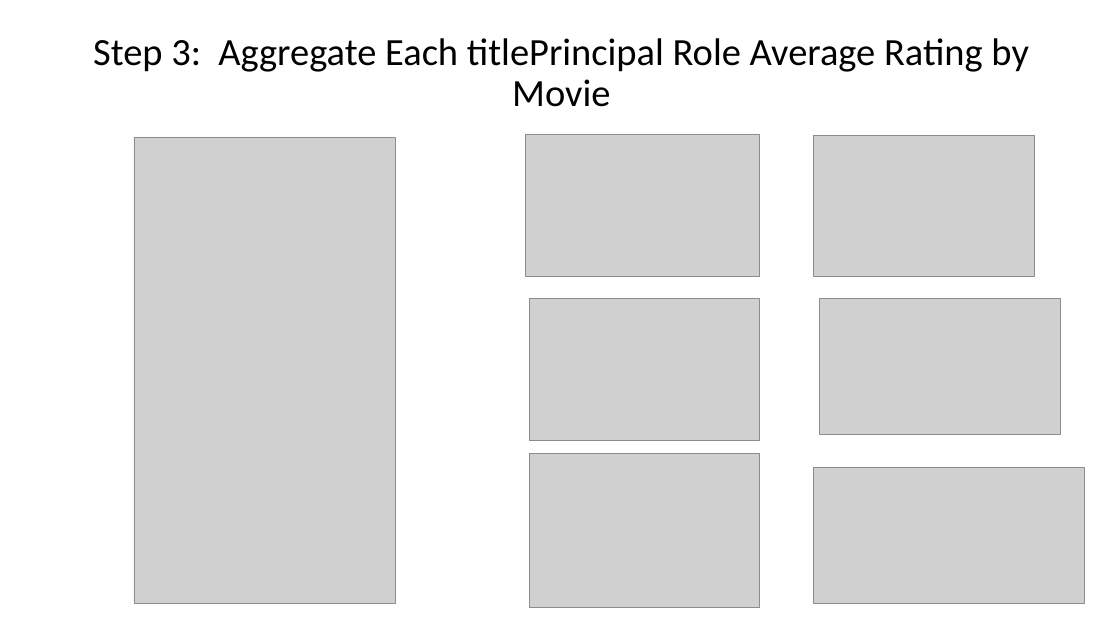
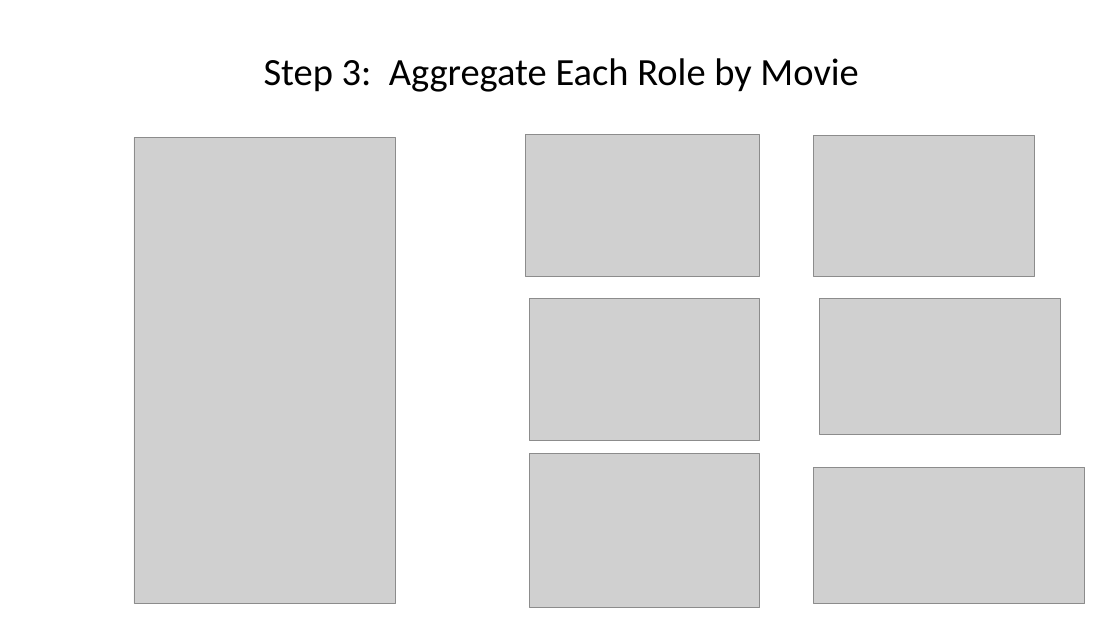
Before and after one commit to dniedermier-cscc/Scrum-Lords-Capstone-2018, a slide deck: slide 16 of Presentation/ScrumLords_Capstone.pptx (slide 13 before the commit). Drawn at 1120x630 pixels with LibreOffice and Linux fonts; fonts in the diff are those of the drawing; grey boxes stand for pictures. Boxes give left, top, right and bottom in pixels: in the first picture for what was removed or moved away, otherwise in the second. Text is boxed around its words. In the diff, an @@ line names an element or a change of style, - is before the commit and + after.

```diff
--- a/Presentation/ScrumLords_Capstone.pptx
+++ b/Presentation/ScrumLords_Capstone.pptx
@@ title at (264,58,858,92): text changed @@
-Step 3: Aggregate Each titlePrincipal Role Average Rating by Movie
+Step 3: Aggregate Each Role by Movie
```
Also in this commit, not shown: 8 other slides changed, 5 slides added, 1 slide removed, 1 other file.
